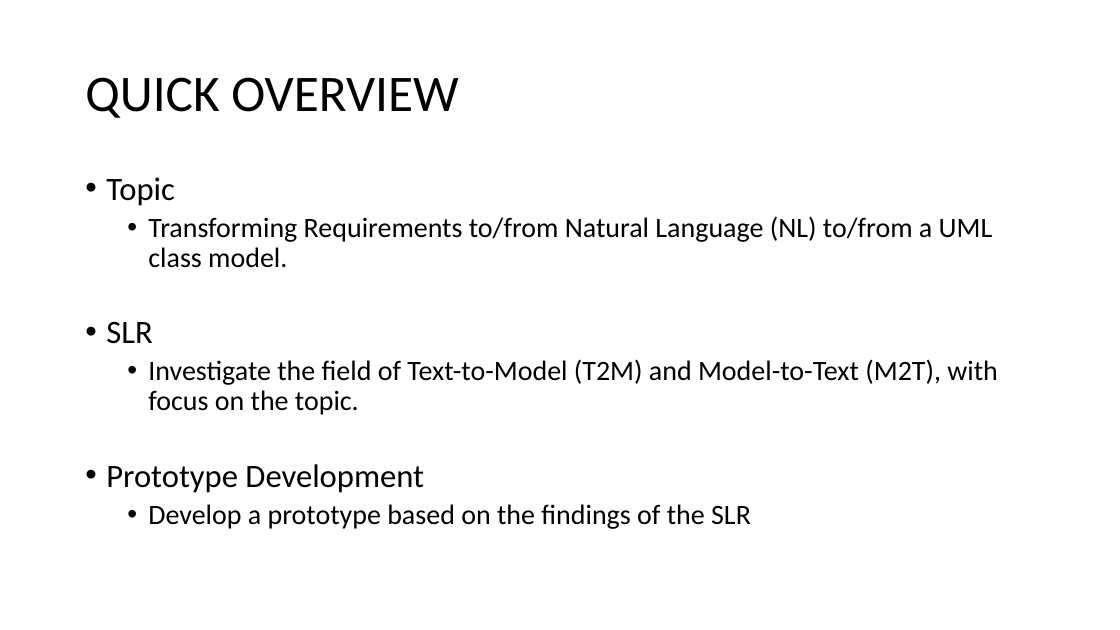
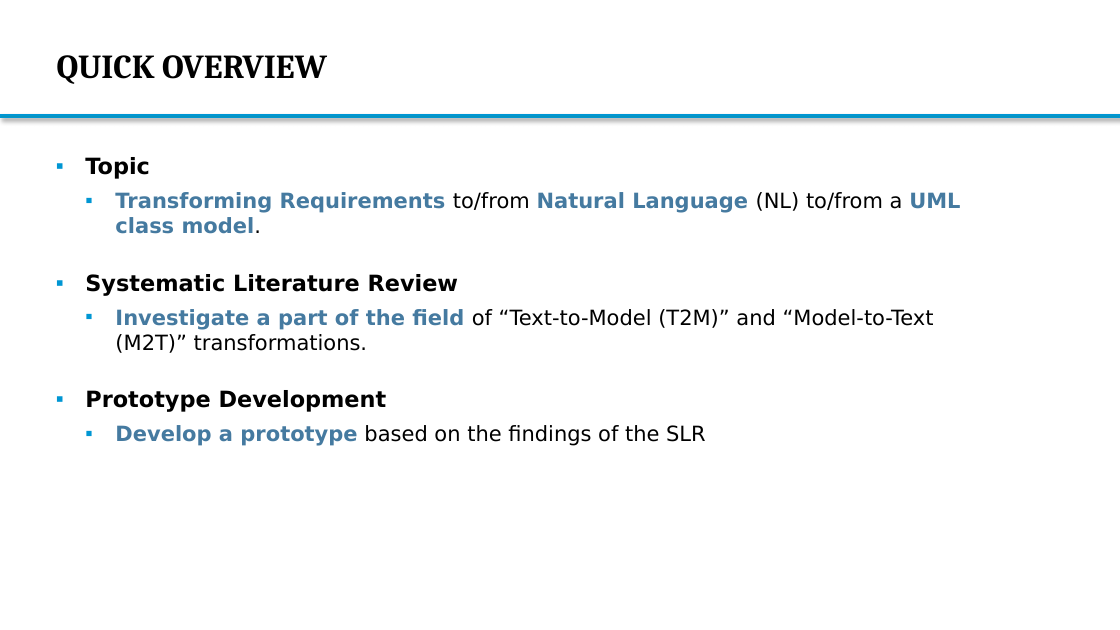
Before and after one commit to Bimi1804/BiT-ReNU, a slide deck: slide 4 of MasterThesis_Presentation2_MarkusBimassl.pptx. Drawn at 1120x630 pixels with LibreOffice and Linux fonts; fonts in the diff are those of the drawing; background and template pictures are left out. Boxes give left, top, right and bottom in pixels: in the first picture for what was removed or moved away, otherwise in the second. Text is boxed around its words. In the diff, an @@ line names an element or a change of style, - is before the commit and + after.

```diff
--- a/MasterThesis_Presentation2_MarkusBimassl.pptx
+++ b/MasterThesis_Presentation2_MarkusBimassl.pptx
@@ title "QUICK OVERVIEW": place and size @@
-title "QUICK OVERVIEW" at (85,77,458,118)
+title "QUICK OVERVIEW" at (57,55,327,84)
@@ title "QUICK OVERVIEW" at (57,55,327,84): size 44 to 28.8 pt, font Calibri to Cambria, bold on; line spacing 0.9 to 1 @@
@@ rectangle added at (0,115,1120,118), fill #0C94B7, outline #0096D3 1 pt @@
@@ text "Topic": place and size @@
-text "Topic" at (106,177,997,529)
+text "Topic" at (85,157,960,446)
@@ text at (85,157,960,446): size 28 to 19.2 pt in "Topic", "Prototype Development"; font Calibri to DejaVu Sans in "Topic", "Transforming Requirements to/from Natural Language (NL) to/f ...", "Prototype Development", "Develop a prototype based on the findings ..."; bold on in "Topic", "Transforming Requirements Natural Language UML class model.", "Prototype Development", "Develop a prototype"; size 24 to 18 pt in "Transforming Requirements to/from Natural Language (NL) to/f ...", "Develop a prototype based on the findings ..."; text colour #000000 to #457AA0 in "Transforming Requirements Natural Language UML class model.", "Develop a prototype"; bullet • to ▪; line spacing 0.9 to 1; less space between paragraphs @@
@@ text at (85,274,934,353): text changed; size 24 to 18 pt; font Calibri to DejaVu Sans @@
-• SLR
-  • Investigate the field of Text-to-Model (T2M) and Model-to-Text (M2T), with focus on the topic.
+▪ Systematic Literature Review
+  ▪ Investigate a part of the field of “Text-to-Model (T2M)” and “Model-to-Text (M2T)” transformations.
```
Also in this commit, not shown: 42 other slides changed, 5 slides added.
